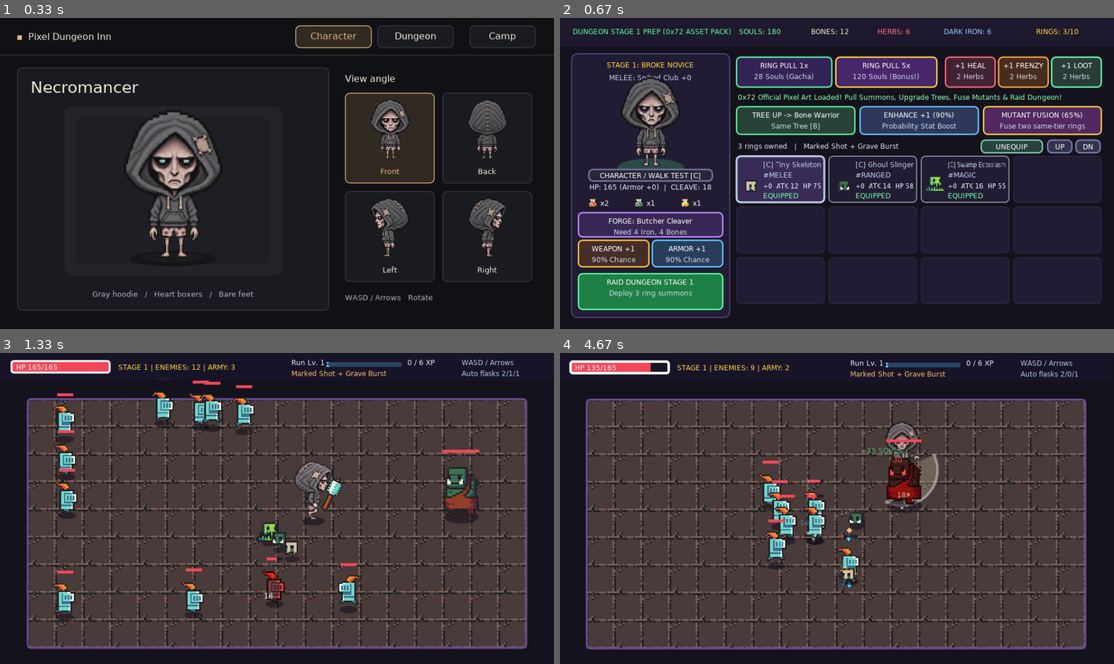
Above: before the commit, frames 1-4 (two rows, left to right).
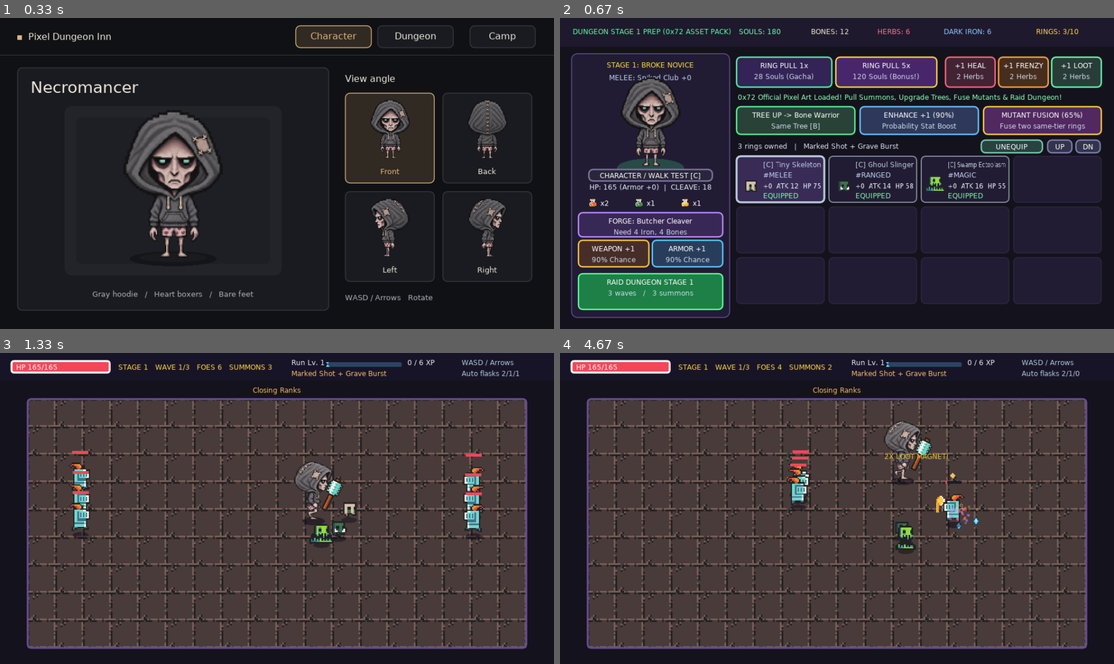
Above: after the commit, the same moments.

Repository: ohbahn85-cyber/pixel-dungeon-inn
Game: LÖVE game, started from game/main.lua
Two runs of this game, one before a commit and one after it. Both use one fixed random seed, a clock stepped at 60 frames per second and the inputs below.
Inputs:
- Up to frame 1 (0.33 s): no input
- Up to frame 2 (0.67 s): click "Camp" at 0.38 s
- Up to frame 3 (1.33 s): click "RAID DUNGEON STAGE 1" at 0.72 s; hold Right from 1 s (still down)
- Up to frame 4 (4.67 s): release Right at 1.47 s; hold Up 1.5-1.8 s; hold Right 1.83-2.3 s; hold Left 2.33-2.87 s; hold Down 2.9-3.2 s; hold Left 3.23-3.63 s; hold Up 3.67-4.03 s; hold Right from 4.07 s (still down)

Frame 1 is identical in both runs. In frame 2, 0.2% of the frame differs, in the area x 8-25%, y 87-90%; in frame 3, 6.3%; in frame 4, 19%, in the area x 1-96%, y 2-96%.

Commit message:
Build a three-wave raid with a ring reward choice

Diff:
--- a/game/main.lua
+++ b/game/main.lua
@@ -4,12 +4,13 @@
 local Starter = require("starter_character")
 local Targeting = require("combat_targeting")
 local Progress = require("run_progress")
+local Waves = require("raid_waves")
 local CharacterPreview = require("character_preview")
 
 local atlasImg
 local quads = {}
 
-local mode = "preview" -- "preview" | "camp" | "battle" | "levelup" | "victory" | "gameover"
+local mode = "preview" -- "preview" | "camp" | "battle" | "levelup" | "reward" | "gameover"
 local dungeonStage = 1
 local timeAcc = 0
 local shakeTimer, shakeMag = 0, 0
@@ -100,9 +101,12 @@
 local fusionMateIdx = nil
 local rosterScroll = 0
 local maxEquippedRings = 10
-local upgradeCards = { x = 136, y = 222, width = 220, height = 132, gap = 14 }
+local choiceCards = { x = 136, y = 222, width = 220, height = 132, gap = 14 }
 local run = Progress.new()
 local runSynergies = {}
+local raidWave = 1
+local waveRespite = 1.05
+local nextWaveIn, ringRewards
 local xpColor = { 0.40, 0.83, 1.0 }
 local markColor = { 0.97, 0.74, 0.39 }
 local burstColor = { 0.73, 0.48, 1.0 }
@@ -521,10 +525,42 @@
 -- 던전 전투 루프
 -- ==============================================================================
 
+local function deployRingSummons(deployed)
+    local present = {}
+    for _, summon in ipairs(activeSummons) do present[summon.unit] = true end
+    for i, ring in ipairs(deployed) do
+        if not present[ring] then
+            local hp, atk, meta = getUnitCombatStats(ring)
+            local spacing = 45 + math.floor((i - 1) / 8) * 28
+            local angle = ((i - 1) % 8) * math.pi / 4
+            activeSummons[#activeSummons + 1] = {
+                unit = ring,
+                meta = meta,
+                x = math.max(50, math.min(910, necro.x + math.cos(angle) * spacing)),
+                y = math.max(82, math.min(495, necro.y + math.sin(angle) * spacing)),
+                hp = hp, maxHp = hp,
+                atk = atk,
+                cdTimer = math.random() * 0.4,
+                hitFlash = 0,
+                facing = 1,
+                moving = false,
+                animOffset = math.random() * 5,
+            }
+        end
+    end
+end
+
+local function beginRaidWave(wave)
+    raidWave, nextWaveIn = wave, nil
+    enemies = Waves.spawn(wave, dungeonStage)
+    projectiles, enemyProjectiles = {}, {}
+    deployRingSummons(equippedRings())
+end
+
 local function startDungeonRun()
-    local deployed = equippedRings()
     run = Progress.new()
-    runSynergies = getSynergies(deployed)
+    runSynergies = getSynergies(equippedRings())
+    ringRewards = nil
     mode = "battle"
     local maxHp = getNecroCombatStats()
     necro.maxHp = maxHp; necro.hp = maxHp
@@ -535,76 +571,25 @@
     necro.invulnTimer = 0.6
     necro.frenzyTimer = 0; necro.soulBoostTimer = 0
     dungeonLootEarned = { souls = 0, bones = 0, herbs = 0, iron = 0 }
-
-    activeSummons = {}
-    for i, u in ipairs(deployed) do
-        local hp, atk, meta = getUnitCombatStats(u)
-        local ring = 45 + math.floor((i - 1) / 8) * 28
-        local ang = ((i - 1) % 8) * (math.pi * 2 / 8)
-        table.insert(activeSummons, {
-            unit = u,
-            meta = meta,
-            x = necro.x + math.cos(ang) * ring,
-            y = necro.y + math.sin(ang) * ring,
-            hp = hp, maxHp = hp,
-            atk = atk,
-            cdTimer = math.random() * 0.4,
-            hitFlash = 0,
-            facing = 1,
-            moving = false,
-            animOffset = math.random() * 5,
-        })
-    end
-
-    enemies = {}
-    projectiles = {}
-    enemyProjectiles = {}
-    lootDrops = {}
-
-    local totalEnemies = 7 + dungeonStage * 4
-    for _ = 1, totalEnemies do
-        local side = math.random(1, 4)
-        local ex, ey
-        if side == 1 then ex, ey = 64, math.random(90, 480)
-        elseif side == 2 then ex, ey = 896, math.random(90, 480)
-        elseif side == 3 then ex, ey = math.random(80, 880), 88
-        else ex, ey = math.random(80, 880), 485 end
-
-        local isMage = (dungeonStage >= 2 and math.random() < 0.35)
-        local eHp = math.floor((55 + dungeonStage * 28) * (isMage and 0.85 or 1.0))
-        table.insert(enemies, {
-            animKey = isMage and "enemy_mage" or "enemy_knight",
-            isRanged = isMage,
-            x = ex, y = ey,
-            hp = eHp, maxHp = eHp,
-            atk = 10 + dungeonStage * 4,
-            spd = isMage and 68 or (82 + dungeonStage * 3),
-            cdTimer = 0.7 + math.random() * 0.7,
-            hitFlash = 0,
-            isBoss = false,
-            scale = 2.6,
-            radius = 16,
-            facing = 1,
-            animOffset = math.random() * 5,
-        })
-    end
-
-    local bHp = 400 + dungeonStage * 190
-    table.insert(enemies, {
-        animKey = "enemy_boss",
-        isRanged = false,
-        x = 840, y = 280,
-        hp = bHp, maxHp = bHp,
-        atk = 24 + dungeonStage * 6,
-        spd = 66,
-        cdTimer = 1.0,
-        hitFlash = 0,
-        isBoss = true,
-        scale = 3.0,
-        radius = 30,
-        facing = -1,
-        animOffset = 0,
-    })
+    activeSummons, lootDrops, particles, popTexts = {}, {}, {}, {}
+    beginRaidWave(1)
+end
+
+local function openRingRewards()
+    ringRewards = dungeonStage == 1 and { 2, 5, 8 } or { 3, 6, 9 }
+    mode = "reward"
+end
+
+local function chooseRingReward(index)
+    local id = ringRewards and ringRewards[index]
+    if not id then return end
+    table.insert(legion, { id = id, enhance = 0 })
+    selectedUnitIdx = #legion
+    rosterScroll = math.max(0, math.floor((selectedUnitIdx - 1) / 4) - 2)
+    ringRewards = nil
+    dungeonStage = dungeonStage + 1
+    mode = "camp"
+    setBanner(UNIT_DB[id].name .. " ring added to inventory. Equip it for the next raid.", TIER_COLORS[UNIT_DB[id].tier])
 end
 
 local function usesStarterSwing()
@@ -959,20 +944,27 @@
         end
     end
 
+    local cleared = #enemies == 0
+    local finalWave = raidWave == #Waves
     if necro.hp <= 0 then
         mode = "gameover"
-    elseif #enemies == 0 then
-        if #lootDrops == 0 then
-            dungeonStage = dungeonStage + 1
-            mode = "victory"
-        end
-    elseif run.xp >= run.threshold then
+    elseif (not cleared or not finalWave) and run.xp >= run.threshold then
         offerRunUpgrade()
+    elseif cleared and #lootDrops == 0 then
+        if finalWave then
+            openRingRewards()
+        elseif not nextWaveIn then
+            nextWaveIn = waveRespite
+            projectiles, enemyProjectiles = {}, {}
+        else
+            nextWaveIn = nextWaveIn - dt
+            if nextWaveIn <= 0 then beginRaidWave(raidWave + 1) end
+        end
     end
 end
 
 function love.update(dt)
-    if mode == "levelup" then return end
+    if mode == "levelup" or mode == "reward" then return end
     timeAcc = timeAcc + dt
     if shakeTimer > 0 then shakeTimer = math.max(0, shakeTimer - dt) end
     if mode == "preview" then
@@ -994,15 +986,17 @@
 end
 
 function love.keypressed(key)
-    if mode == "levelup" then
+    if mode == "levelup" or mode == "reward" then
         local index = tonumber(key)
-        if index then chooseRunUpgrade(index) end
+        if index then
+            if mode == "levelup" then chooseRunUpgrade(index) else chooseRingReward(index) end
+        end
     elseif mode == "preview" then
         CharacterPreview.keypressed(key)
     elseif mode == "camp" and key == "c" then
         CharacterPreview.open()
         mode = "preview"
-    elseif mode == "victory" or mode == "gameover" then
+    elseif mode == "gameover" then
         if key == "space" or key == "return" then
             mode = "camp"
             setBanner("Returned from Dungeon! Use your loot to Craft, Enhance, Gacha & Fuse!", {0.45, 1.0, 0.72})
@@ -1074,15 +1068,15 @@
                 end
             end
         end
-    elseif mode == "levelup" then
-        for index = 1, #run.choices do
-            local left = upgradeCards.x + (index - 1) * (upgradeCards.width + upgradeCards.gap)
-            if inRect(x, y, left, upgradeCards.y, upgradeCards.width, upgradeCards.height) then
-                chooseRunUpgrade(index)
+    elseif mode == "levelup" or mode == "reward" then
+        for index = 1, 3 do
+            local left = choiceCards.x + (index - 1) * (choiceCards.width + choiceCards.gap)
+            if inRect(x, y, left, choiceCards.y, choiceCards.width, choiceCards.height) then
+                if mode == "levelup" then chooseRunUpgrade(index) else chooseRingReward(index) end
                 return
             end
         end
-    elseif mode == "victory" or mode == "gameover" then
+    elseif mode == "gameover" then
         mode = "camp"
     end
 end
@@ -1194,7 +1188,7 @@
     drawBtn(32, 386, 122, 46, "WEAPON +" .. (necro.weaponEnhance + 1), wpRate .. "% Chance", {0.28, 0.18, 0.16}, {1.0, 0.78, 0.25})
     drawBtn(160, 386, 122, 46, "ARMOR +" .. (necro.armorEnhance + 1), arRate .. "% Chance", {0.16, 0.24, 0.36}, {0.35, 0.80, 1.0})
 
-    drawBtn(32, 444, 250, 62, "RAID DUNGEON STAGE " .. dungeonStage, "Deploy " .. #deployed .. " ring summons", {0.12, 0.50, 0.28}, {0.35, 1.0, 0.60})
+    drawBtn(32, 444, 250, 62, "RAID DUNGEON STAGE " .. dungeonStage, "3 waves   /   " .. #deployed .. " summons", {0.12, 0.50, 0.28}, {0.35, 1.0, 0.60})
 
     -- 우측 상단: 소환 가챠 & 포션 연금
     drawBtn(306, 68, 165, 52, "RING PULL 1x", "28 Souls (Gacha)", {0.20, 0.14, 0.34}, {0.35, 0.95, 0.65})
@@ -1416,7 +1410,8 @@
     love.graphics.print("HP " .. math.max(0, math.floor(necro.hp)) .. "/" .. necro.maxHp, 28, 17)
 
     love.graphics.setColor(1.0, 0.85, 0.25, 1)
-    love.graphics.print("STAGE " .. dungeonStage .. " | ENEMIES: " .. #enemies .. " | ARMY: " .. #activeSummons, 205, 17)
+    love.graphics.print("STAGE " .. dungeonStage .. "   WAVE " .. raidWave .. "/" .. #Waves
+        .. "   FOES " .. #enemies .. "   SUMMONS " .. #activeSummons, 205, 17)
     love.graphics.setColor(0.94, 0.94, 0.99)
     love.graphics.print("Run Lv. " .. run.level, 505, 9)
     love.graphics.print(run.xp .. " / " .. run.threshold .. " XP", 706, 9)
@@ -1429,31 +1424,60 @@
     love.graphics.print("Auto flasks " .. potions.heal .. "/" .. potions.frenzy .. "/" .. potions.soul, 800, 28)
     love.graphics.setColor(markColor)
     love.graphics.print(synergyText(runSynergies), 505, 28)
-end
-
-local function drawLevelUp()
+    if nextWaveIn then
+        love.graphics.printf("Next: " .. Waves[raidWave + 1].name, 0, 57, 960, "center")
+    else
+        love.graphics.printf(Waves[raidWave].name, 0, 57, 960, "center")
+    end
+end
+
+local function drawChoiceHeading(title, subtitle, color)
     love.graphics.setColor(0.045, 0.040, 0.075, 0.88)
     love.graphics.rectangle("fill", 0, 0, 960, 540)
-    love.graphics.setColor(xpColor)
-    love.graphics.printf("RUN LEVEL " .. run.level, 0, 139, 960 / 1.8, "center", 0, 1.8, 1.8)
+    love.graphics.setColor(color)
+    love.graphics.printf(title, 0, 139, 960 / 1.8, "center", 0, 1.8, 1.8)
     love.graphics.setColor(0.91, 0.92, 0.98)
-    love.graphics.printf("Choose a boon for this raid", 0, 185, 960, "center")
-    local cards = upgradeCards
+    love.graphics.printf(subtitle, 0, 185, 960, "center")
+end
+
+local function drawChoiceCard(index, name, description, color)
+    local cards = choiceCards
+    local x = cards.x + (index - 1) * (cards.width + cards.gap)
+    local y = cards.y
+    love.graphics.setColor(0.14, 0.11, 0.21)
+    love.graphics.rectangle("fill", x, y, cards.width, cards.height, 9, 9)
+    love.graphics.setLineWidth(2)
+    love.graphics.setColor(color)
+    love.graphics.rectangle("line", x, y, cards.width, cards.height, 9, 9)
+    love.graphics.print(tostring(index), x + 15, y + 12)
+    love.graphics.printf(name, x + 17, y + 32, cards.width - 34, "center")
+    love.graphics.setColor(0.89, 0.90, 0.96)
+    love.graphics.printf(description, x + 20, y + 66, cards.width - 40, "center")
+end
+
+local function drawLevelUp()
+    drawChoiceHeading("RUN LEVEL " .. run.level, "Choose a boon for this raid", xpColor)
     for index, choice in ipairs(run.choices) do
-        local x = cards.x + (index - 1) * (cards.width + cards.gap)
-        local y = cards.y
-        love.graphics.setColor(0.14, 0.11, 0.21)
-        love.graphics.rectangle("fill", x, y, cards.width, cards.height, 9, 9)
-        love.graphics.setLineWidth(2)
-        love.graphics.setColor(choice.requires and markColor or xpColor)
-        love.graphics.rectangle("line", x, y, cards.width, cards.height, 9, 9)
-        love.graphics.print(tostring(index), x + 15, y + 12)
-        love.graphics.printf(choice.name, x + 17, y + 32, cards.width - 34, "center")
-        love.graphics.setColor(0.89, 0.90, 0.96)
-        love.graphics.printf(choice.description, x + 20, y + 66, cards.width - 40, "center")
+        drawChoiceCard(index, choice.name, choice.description, choice.requires and markColor or xpColor)
     end
     love.graphics.setColor(0.71, 0.76, 0.85)
     love.graphics.printf("Click a card or press 1, 2, or 3", 0, 382, 960, "center")
+end
+
+local function drawRingRewards()
+    drawChoiceHeading("DUNGEON CLEARED", "Choose one ring to bring back to Camp", markColor)
+    for index, id in ipairs(ringRewards) do
+        local summon = UNIT_DB[id]
+        drawChoiceCard(index, "[" .. summon.tier .. "] " .. summon.name,
+            "#" .. string.upper(summonTag(summon)) .. "\n" .. summon.atk .. " ATK   /   " .. summon.hp .. " HP",
+            TIER_COLORS[summon.tier])
+    end
+    love.graphics.setColor(0.89, 0.90, 0.96)
+    local loot = dungeonLootEarned
+    love.graphics.printf("+" .. loot.souls .. " Souls   /   +" .. loot.bones .. " Bones   /   +"
+        .. loot.herbs .. " Herbs   /   +" .. loot.iron .. " Dark Iron", 0, 374, 960, "center")
+    love.graphics.setColor(0.71, 0.76, 0.85)
+    love.graphics.printf("Click a ring or press 1, 2, or 3", 0, 407, 960, "center")
 end
 
 function love.draw()
@@ -1462,30 +1486,14 @@
         return
     end
     love.graphics.push()
-    if shakeTimer > 0 and mode ~= "levelup" then
+    if shakeTimer > 0 and mode ~= "levelup" and mode ~= "reward" then
         love.graphics.translate((math.random() - 0.5) * shakeMag, (math.random() - 0.5) * shakeMag)
     end
 
     if mode == "camp" then
         drawCamp()
-    elseif mode == "battle" or mode == "levelup" then
+    elseif mode == "battle" or mode == "levelup" or mode == "reward" then
         drawBattle()
-    elseif mode == "victory" then
-        drawBattle()
-        love.graphics.setColor(0.05, 0.04, 0.10, 0.86)
-        love.graphics.rectangle("fill", 0, 0, 960, 540)
-        love.graphics.setColor(0.35, 1.0, 0.65, 1)
-        love.graphics.printf("DUNGEON STAGE " .. (dungeonStage - 1) .. " CONQUERED!", 0, 165, 960, "center")
-        love.graphics.setColor(1, 1, 1, 1)
-        love.graphics.printf(
-            "LOOT HARVESTED:\n\n+" .. dungeonLootEarned.souls .. " Souls   |   +" ..
-            dungeonLootEarned.bones .. " Bone Shards   |   +" ..
-            dungeonLootEarned.herbs .. " Blood Herbs   |   +" ..
-            dungeonLootEarned.iron .. " Dark Iron",
-            0, 215, 960, "center"
-        )
-        love.graphics.setColor(1.0, 0.85, 0.25, 1)
-        love.graphics.printf("Click or Press [SPACE] to return to Camp & Upgrade your Legion!", 0, 330, 960, "center")
     elseif mode == "gameover" then
         drawBattle()
         love.graphics.setColor(0.08, 0.02, 0.05, 0.86)
@@ -1505,6 +1513,7 @@
         love.graphics.print(pt.text, pt.x - 16, pt.y)
     end
 
-    if mode == "levelup" then drawLevelUp() end
+    if mode == "levelup" then drawLevelUp()
+    elseif mode == "reward" then drawRingRewards() end
     love.graphics.pop()
 end
--- /dev/null
+++ b/game/raid_waves.lua
@@ -0,0 +1,58 @@
+local Waves = {
+    {
+        name = "Closing Ranks",
+        lineup = {
+            { "raider", 88, 238 }, { "raider", 88, 278 }, { "raider", 88, 318 },
+            { "raider", 872, 242 }, { "raider", 872, 282 }, { "raider", 872, 322 },
+        },
+    },
+    {
+        name = "Guard Line",
+        lineup = {
+            { "guard", 420, 148 }, { "guard", 480, 148 }, { "guard", 540, 148 },
+            { "caster", 400, 91 }, { "caster", 480, 91 }, { "caster", 560, 91 },
+        },
+    },
+    {
+        name = "The Crypt Warden",
+        lineup = {
+            { "warden", 832, 281 },
+            { "raider", 772, 232 }, { "raider", 772, 330 },
+            { "raider", 160, 442 }, { "raider", 204, 461 },
+        },
+    },
+}
+
+local enemyTypes = {
+    raider = { anim = "enemy_knight", hp = 55, hpStep = 16, damage = 10, damageStep = 3, speed = 84, scale = 2.45, radius = 14 },
+    guard = { anim = "enemy_knight", hp = 112, hpStep = 25, damage = 14, damageStep = 3, speed = 58, scale = 3.05, radius = 19 },
+    caster = { anim = "enemy_mage", hp = 54, hpStep = 16, damage = 11, damageStep = 3, speed = 72, scale = 2.6, radius = 15, ranged = true },
+    warden = { anim = "enemy_boss", hp = 390, hpStep = 95, damage = 24, damageStep = 5, speed = 66, scale = 3.25, radius = 30, boss = true },
+}
+
+function Waves.spawn(wave, stage)
+    local enemies = {}
+    local stageOffset = stage - 1
+    for i, spawn in ipairs(Waves[wave].lineup) do
+        local kind = enemyTypes[spawn[1]]
+        local hp = kind.hp + stageOffset * kind.hpStep
+        enemies[i] = {
+            x = spawn[2], y = spawn[3],
+            animKey = kind.anim,
+            isRanged = kind.ranged,
+            isBoss = kind.boss,
+            hp = hp, maxHp = hp,
+            atk = kind.damage + stageOffset * kind.damageStep,
+            spd = kind.speed,
+            scale = kind.scale,
+            radius = kind.radius,
+            cdTimer = 0.65 + (i % 3) * 0.17,
+            hitFlash = 0,
+            facing = spawn[2] >= 480 and -1 or 1,
+            animOffset = i * 0.31,
+        }
+    end
+    return enemies
+end
+
+return Waves
